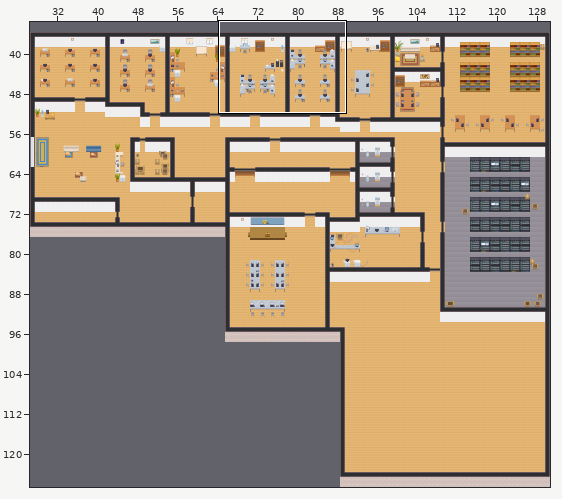
One commit to this Tiled map (JSON): tilesets/123.tmj. The first picture is a wide view before the edit; the outline marks the close-up.
Close-up. As it was:
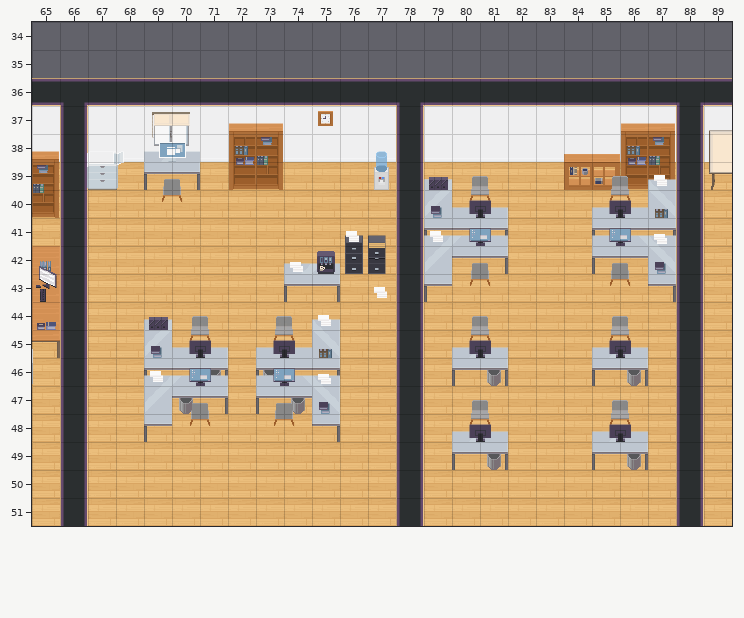
Cells are 32x32 px. Shown: x 65..89, y 34..51. The commit also changed other parts of the map, which this record leaves out.
Now the later version:
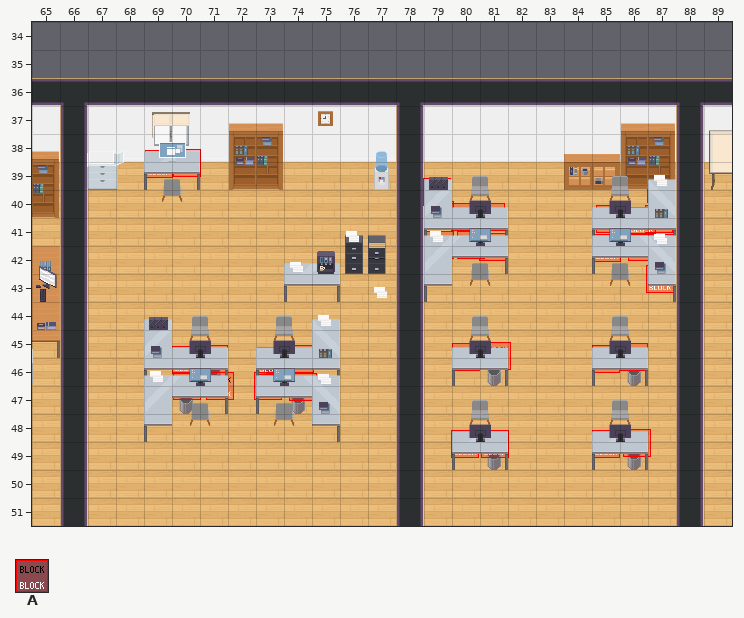
Key: from "WA_Special_Zones": A 2.
Objects are placed by their top-left corner, in cells (3,4 is the top-left corner of cell 3,4); size is 1x1 cell unless given.
Change:
{"where": "layer \"floor #2\""}
{"now": "A at 70,38.5"}
{"now": "A at 69,38.6"}
{"now": "A at 87,39.5"}
{"now": "A at 79,39.6"}
{"now": "A at 79.1,40.4"}
{"now": "A at 80,40.5"}
{"now": "A at 80.9,40.5"}
{"now": "A at 85.1,40.5"}
{"now": "A at 86.9,40.5"}
{"now": "A at 86.3,40.6"}
{"now": "A at 79.1,41.5"}
{"now": "A at 80.2,41.5"}
{"now": "A at 81,41.5"}
{"now": "A at 86.3,41.5"}
{"now": "A at 85,41.6"}
{"now": "A at 87,41.6"}
{"now": "A at 86.9,42.7"}
{"now": "A at 81.1,45.4"}
{"now": "A at 86,45.5"}
{"now": "A at 80,45.5"}
{"now": "A at 74.1,45.5"}
{"now": "A at 85,45.5"}
{"now": "A at 71,45.5"}
{"now": "A at 70,45.6"}
{"now": "A at 73,45.6"}
{"now": "A at 72.9,46.5"}
{"now": "A at 70,46.5"}
{"now": "A at 71.2,46.5"}
{"now": "A at 74.2,46.5"}
{"now": "A at 86.1,48.5"}
{"now": "A at 80,48.6"}
{"now": "A at 81,48.6"}
{"now": "A at 85,48.6"}
